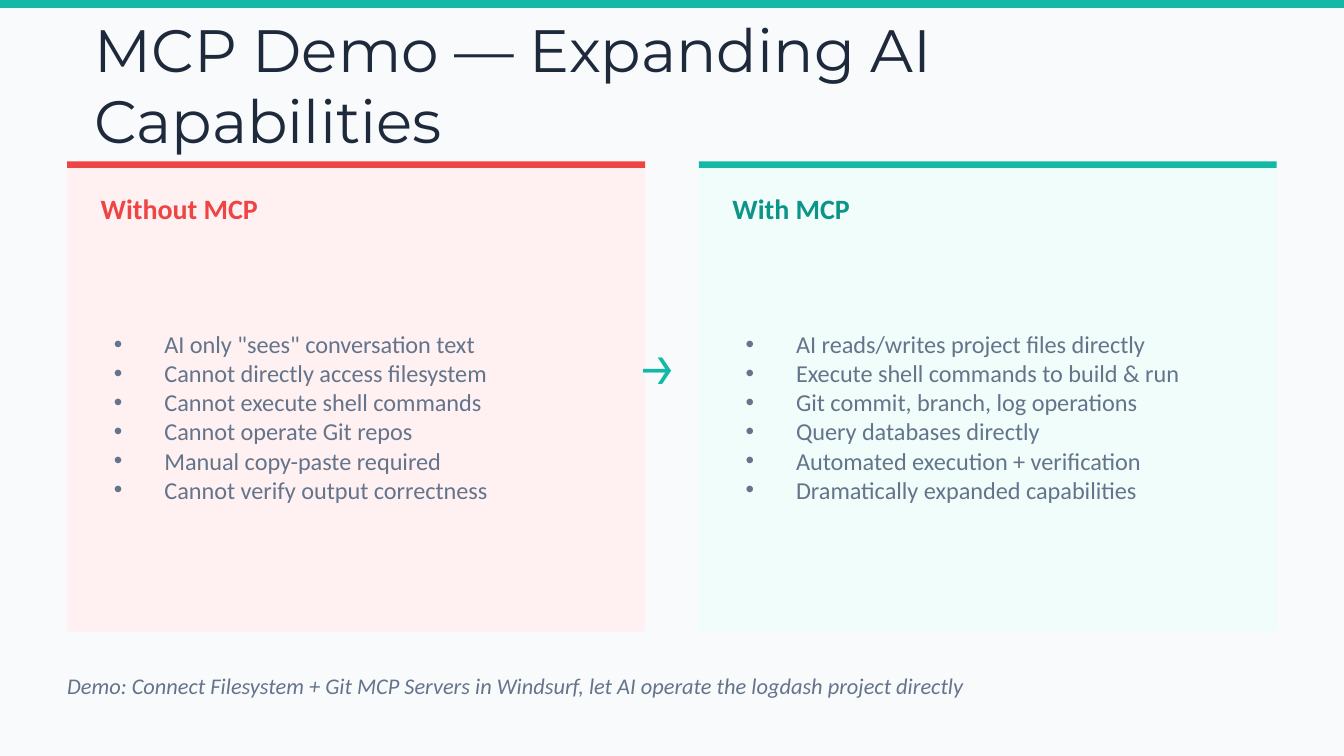
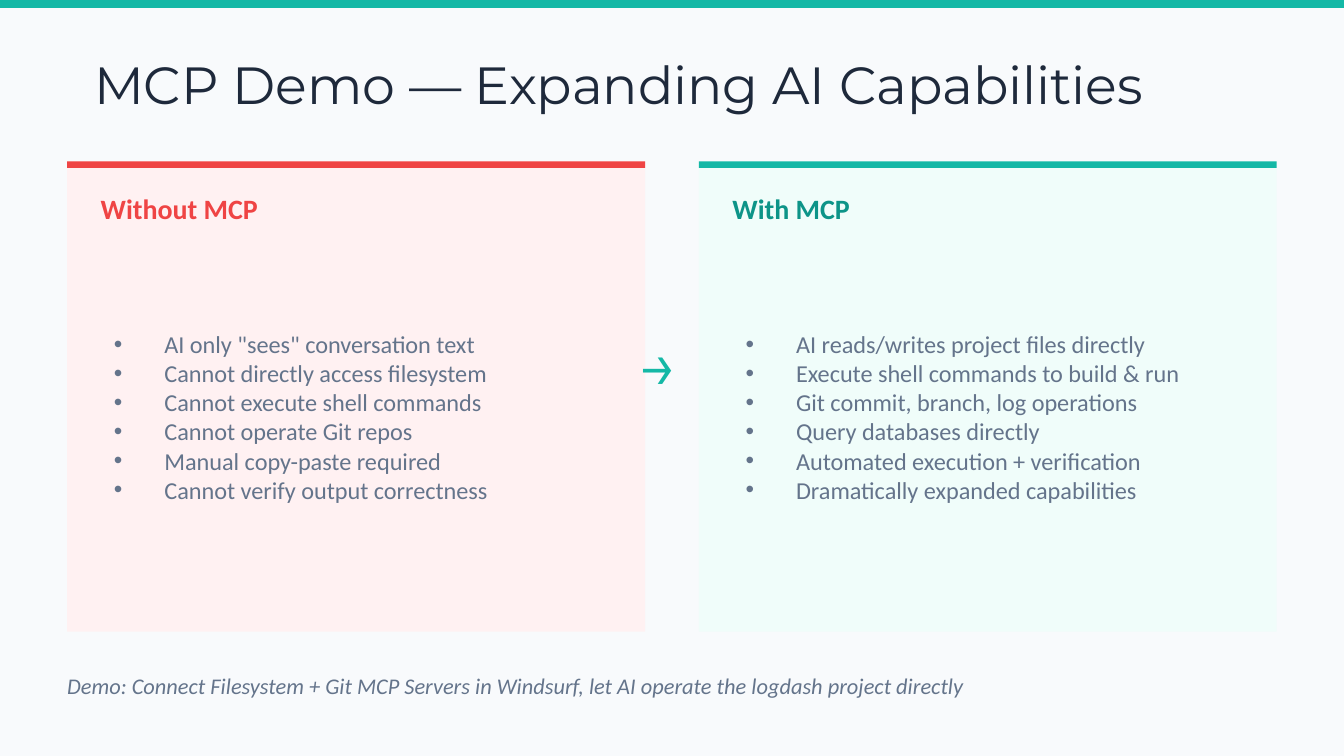
Before and after one commit to chenkunyuan/ai-tools-intro-sharing, a slide deck: slide 12 of AI_Getting_Started_with_AI_Tools.pptx. Drawn at 1344x756 pixels with LibreOffice and Linux fonts; fonts in the diff are those of the drawing. Boxes give left, top, right and bottom in pixels: in the first picture for what was removed or moved away, otherwise in the second. Text is boxed around its words. In the diff, an @@ line names an element or a change of style, - is before the commit and + after.

Commit message:
feat: add MCP demo config and update docs

```diff
--- a/AI_Getting_Started_with_AI_Tools.pptx
+++ b/AI_Getting_Started_with_AI_Tools.pptx
@@ text "MCP Demo — Expanding AI ..." at (94,65,1143,115): size 32 to 28 pt @@
```
Also in this commit, not shown: 6 other slides changed, 4 other files.
